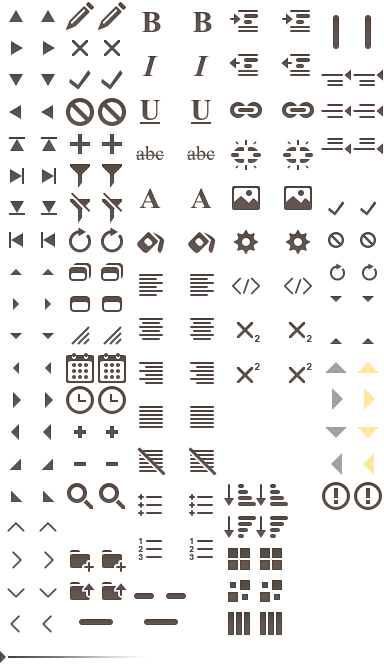
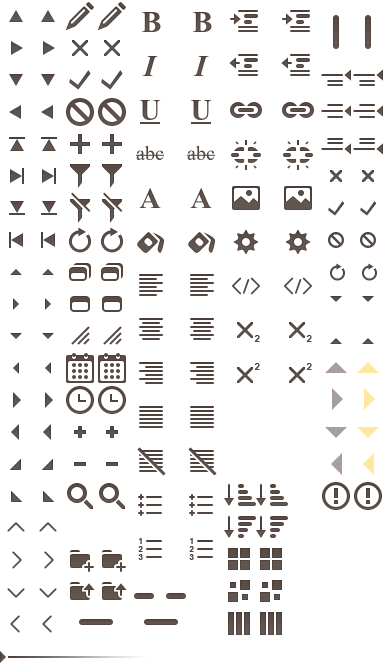
Layered file, before and after one edit (384px x 672px). Changes by layer:
added layer "x-small copy" in group "Widgets 2 copy" over (x1=362, y1=170, x2=374, y2=182)
added layer "x-small" in group "Widgets 2" over (x1=330, y1=170, x2=342, y2=182)
